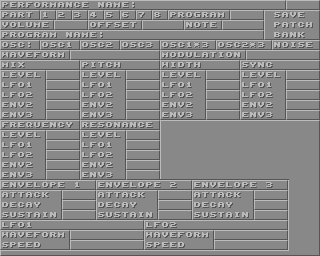
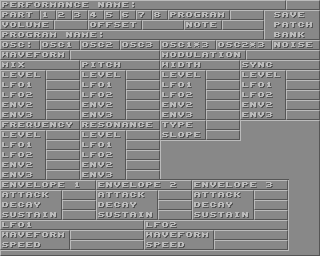
Revision of a layered 320 × 256 image; what changed, layer by layer:
painted on "PERFORMANCE NAME: ..." over box(162, 122, 200, 137)
painted on "PERFORMANCE NAME: ... #1" over box(163, 123, 201, 138)
painted on "synth.bmp" over box(160, 120, 241, 141)
